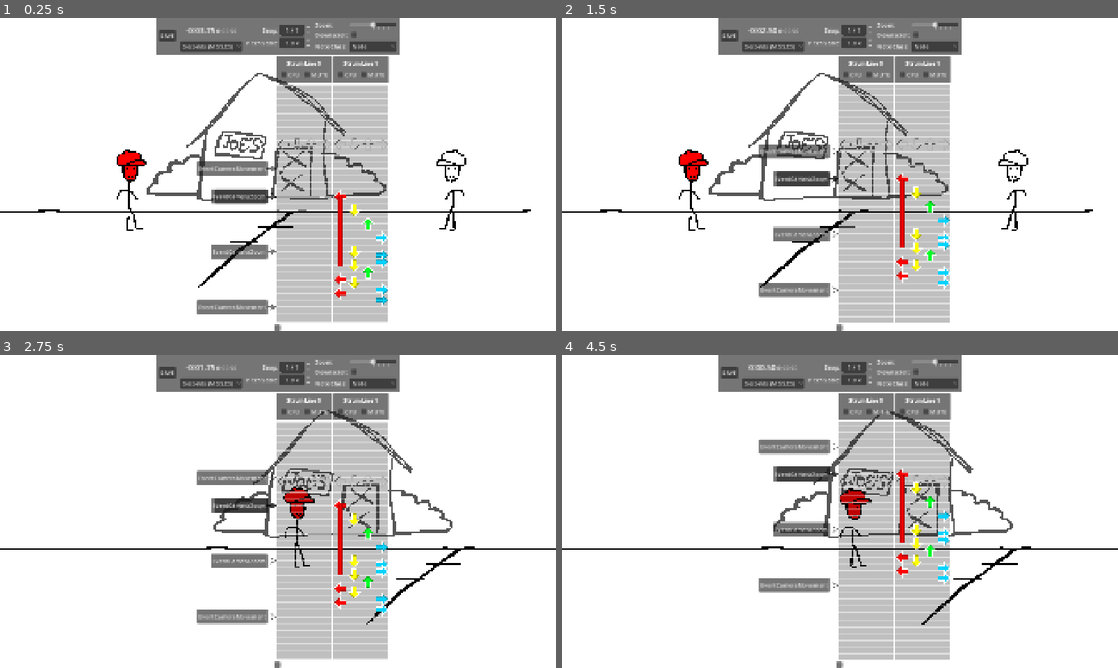
Above: before the commit, frames 1-4 (two rows, left to right).
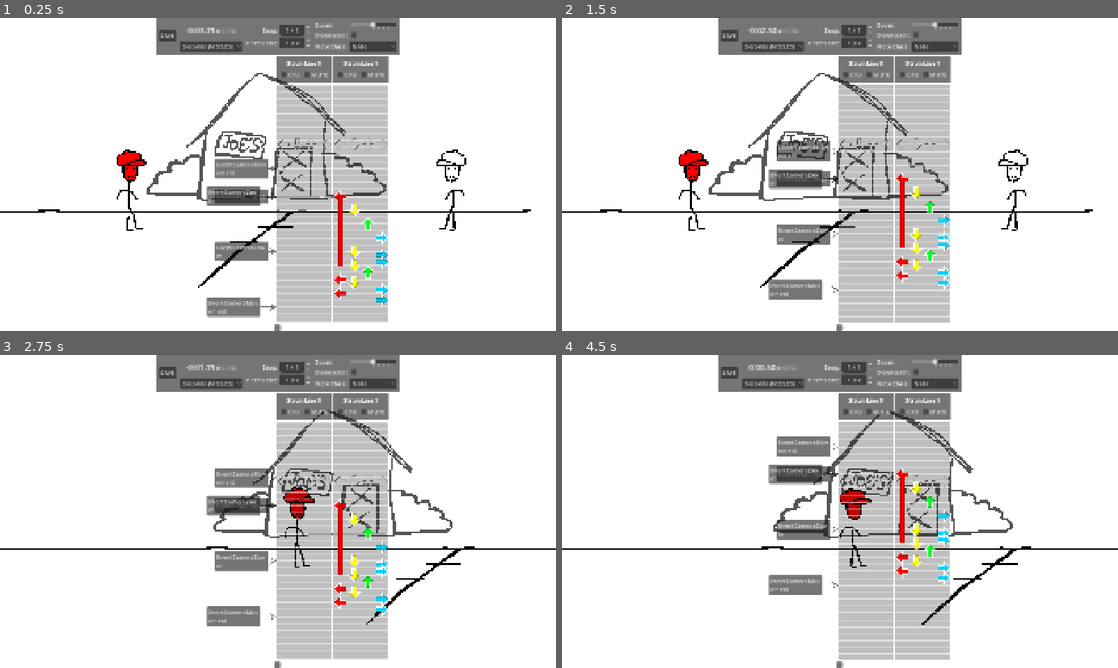
Above: after the commit, the same moments.

Repository: B3GD/b3gd
Game: Godot game, scene res://songs/test/song.tscn
The game is run twice, just before and just after one commit, with the same random seed, the same clock (stepped at 60 frames per second) and the same inputs. This scene is started directly instead of the project's main scene. Sound files missing from this copy of the repository are replaced by a short silence.
Inputs:
- Up to frame 1 (0.25 s): no input
- Up to frame 2 (1.5 s): hold Up (editor_time_up) 0.53-1.28 s; hold Down (editor_time_down) from 1.28 s (still down)
- Up to frame 3 (2.75 s): release Down (editor_time_down) at 2.03 s; hold Up (editor_time_up) from 2.03 s (still down)
- Up to frame 4 (4.5 s): release Up (editor_time_up) at 3.53 s; hold Down (editor_time_down) from 3.53 s (still down)

The runs differ from the first frame. In frame 1, 1.9% of the frame differs, in the area x 35-50%, y 44-96%; in frame 2, 1.9%; in frame 3, 2.0%, in the area x 35-50%, y 36-87%; in frame 4, 2.0%.

Commit message:
oh theres some things i didnt commit last time i did stuff

Diff:
--- a/b3gd/chart_editor/event_box.gd
+++ b/b3gd/chart_editor/event_box.gd
@@ -5,11 +5,7 @@
 var event_name = "":
 	set(value):
 		event_name = value
-		var old_size = $Button.size.x
 		$Button.text = event_name
-		await $Button.draw
-		var size_offset = $Button.size.x - old_size
-		$Button.position.x -= size_offset
 var lane = 0
 
 @onready var button = $Button
--- a/b3gd/chart_editor/event_box.tscn
+++ b/b3gd/chart_editor/event_box.tscn
@@ -7,7 +7,7 @@
 custom_minimum_size = Vector2(120, 0)
 layout_mode = 3
 anchors_preset = 0
-offset_right = 120.0
+offset_right = 180.0
 offset_bottom = 40.0
 size_flags_horizontal = 8
 size_flags_vertical = 4
@@ -19,20 +19,22 @@
 anchor_left = 0.81700003
 anchor_right = 0.81700003
 anchor_bottom = 1.0
-offset_left = -100.04
-offset_right = -2.040001
+offset_left = -147.06001
+offset_right = -0.039993286
 grow_vertical = 2
 toggle_mode = true
-text = "EventName"
+alignment = 0
+autowrap_mode = 1
 
 [node name="Arrow" type="NinePatchRect" parent="." unique_id=1878804386]
 modulate = Color(1, 1, 1, 0.53333336)
 custom_minimum_size = Vector2(0, 18)
 layout_mode = 1
 anchors_preset = -1
+anchor_left = 0.81700003
 anchor_right = 0.99700004
 anchor_bottom = 1.0
-offset_left = 98.0
+offset_left = -0.060012817
 offset_top = 11.0
 offset_right = -0.124053955
 offset_bottom = -11.0
--- a/b3gd/chart_player/chart_player.tscn
+++ b/b3gd/chart_player/chart_player.tscn
@@ -6,7 +6,10 @@
 [ext_resource type="Script" uid="uid://bpt0v2hxb23lq" path="res://b3gd/chart_player/song_audio_player.gd" id="3_my5jg"]
 [ext_resource type="Script" uid="uid://cr3x8h58rufy1" path="res://b3gd/chart_player/event_player.gd" id="3_v3b1e"]
 [ext_resource type="Script" uid="uid://rypo2bh7qid7" path="res://b3gd/chart_player/note_manager.gd" id="4_t3y1r"]
+[ext_resource type="AudioStream" uid="uid://5bio5lcgqfea" path="res://songs/test/tracks/opp.ogg" id="5_aqojd"]
 [ext_resource type="Script" uid="uid://dvjswg4e6wv1q" path="res://b3gd/chart_player/note_renderers/gridrenderer/3dgridrenderer.gd" id="5_yp0gr"]
+[ext_resource type="AudioStream" uid="uid://cjq120guoyf7v" path="res://songs/test/tracks/inst.ogg" id="6_piitt"]
+[ext_resource type="AudioStream" uid="uid://rcoturlkv4ca" path="res://songs/test/tracks/bf.ogg" id="7_akx1q"]
 [ext_resource type="Texture2D" uid="uid://bdnho2gsjp6c2" path="res://b3gd/chart_player/noteskins/template.png" id="7_cdfgl"]
 [ext_resource type="Script" uid="uid://bctudmv5p4heo" path="res://b3gd/chart_player/note_renderers/gridrenderer/noteskingriddata.gd" id="8_rbo3x"]
 [ext_resource type="Script" uid="uid://m5sbxr0i4jp1" path="res://b3gd/chart_editor/chart_data_editor.gd" id="10_darji"]
@@ -20,6 +23,15 @@
 [ext_resource type="Texture2D" uid="uid://kd73i3dkrn6l" path="res://b3gd/chart_editor/images/charles.png" id="16_jng4k"]
 [ext_resource type="PackedScene" uid="uid://dkros47lrg8sl" path="res://b3gd/chart_editor/strum_line.tscn" id="17_763kw"]
 
+[sub_resource type="AudioStreamSynchronized" id="AudioStreamSynchronized_asiwl"]
+stream_count = 3
+stream_0/stream = ExtResource("5_aqojd")
+stream_0/volume = 0.0
+stream_1/stream = ExtResource("6_piitt")
+stream_1/volume = 0.0
+stream_2/stream = ExtResource("7_akx1q")
+stream_2/volume = 0.0
+
 [sub_resource type="Resource" id="Resource_eb4vn"]
 script = ExtResource("8_rbo3x")
 metadata/_custom_type_script = "uid://bctudmv5p4heo"
@@ -51,6 +63,7 @@
 song_audio_player = NodePath("../SongAudioPlayer")
 
 [node name="SongAudioPlayer" type="AudioStreamPlayer" parent="." unique_id=1704886237 groups=["SongAudioPlayer"]]
+stream = SubResource("AudioStreamSynchronized_asiwl")
 script = ExtResource("3_my5jg")
 
 [node name="NoteManager" type="Node" parent="." unique_id=1686211870 node_paths=PackedStringArray("song_audio_player") groups=["NoteManager"]]
@@ -63,7 +76,6 @@
 [node name="UI" type="CanvasLayer" parent="." unique_id=2126257445]
 
 [node name="Strumlines" type="SubViewportContainer" parent="UI" unique_id=1338891566]
-visible = false
 anchors_preset = 15
 anchor_right = 1.0
 anchor_bottom = 1.0
@@ -76,10 +88,11 @@
 handle_input_locally = false
 anisotropic_filtering_level = 0
 size = Vector2i(1920, 1080)
-render_target_update_mode = 0
+render_target_update_mode = 4
 
 [node name="StrumLineRenderer" type="MeshInstance3D" parent="UI/Strumlines/SubViewport" unique_id=2002107423]
 transform = Transform3D(0.14999999, 0, 0, 0, 0.14999998, 0, 0, 0, 0.14999999, 0, 0.29894063, 0)
+visible = false
 script = ExtResource("5_yp0gr")
 noteskin_texture = ExtResource("7_cdfgl")
 noteskin_data = SubResource("Resource_eb4vn")
--- a/b3gd/chart_player/event_player.gd
+++ b/b3gd/chart_player/event_player.gd
@@ -13,7 +13,7 @@
 	while process_events():
 		i += 1
 		if i > 8000:
-			printerr(">8000 Events just tried to play in one frame")
+			printerr(">8000 Events just tried to play in one frame. What")
 			return
 
 func init_events() -> void:
--- a/songs/test/chart.tres
+++ b/songs/test/chart.tres
@@ -30,6 +30,7 @@
 [sub_resource type="Resource" id="Resource_jvbwd"]
 script = ExtResource("4_2wgma")
 target_zoom = Vector2(1, 1)
+lane = 1
 metadata/_custom_type_script = "uid://cyqa68xim30d1"
 
 [sub_resource type="Resource" id="Resource_jvg1e"]
@@ -46,6 +47,7 @@
 script = ExtResource("2_vfrlu")
 target_idx = 1
 time = 8.0
+lane = 1
 metadata/_custom_type_script = "uid://cxewr41xtv111"
 
 [sub_resource type="Resource" id="Resource_x1mtf"]
